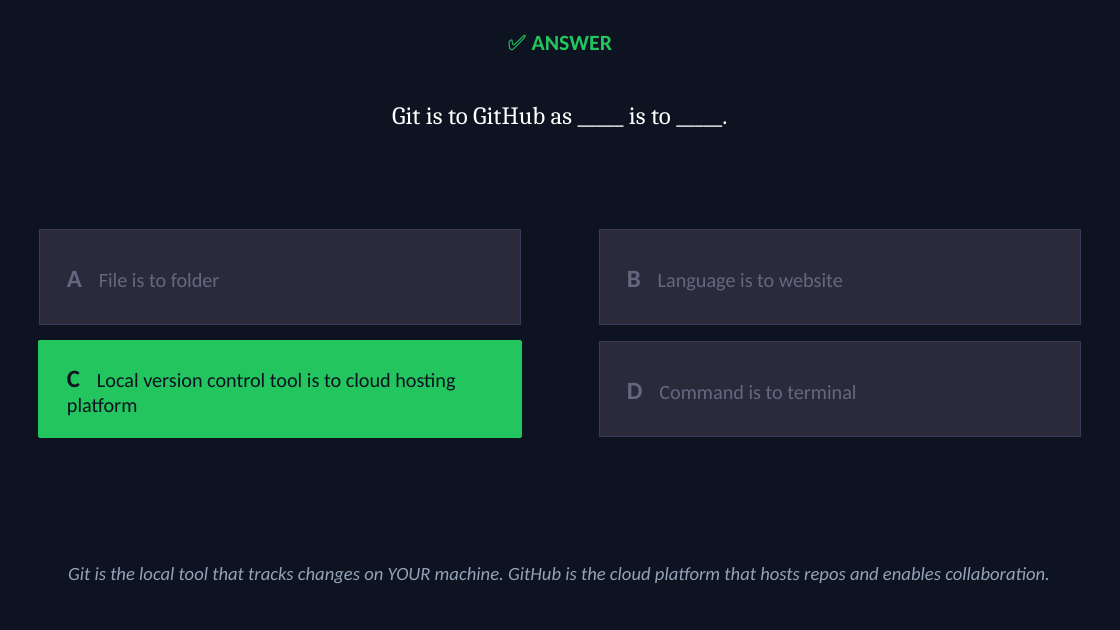
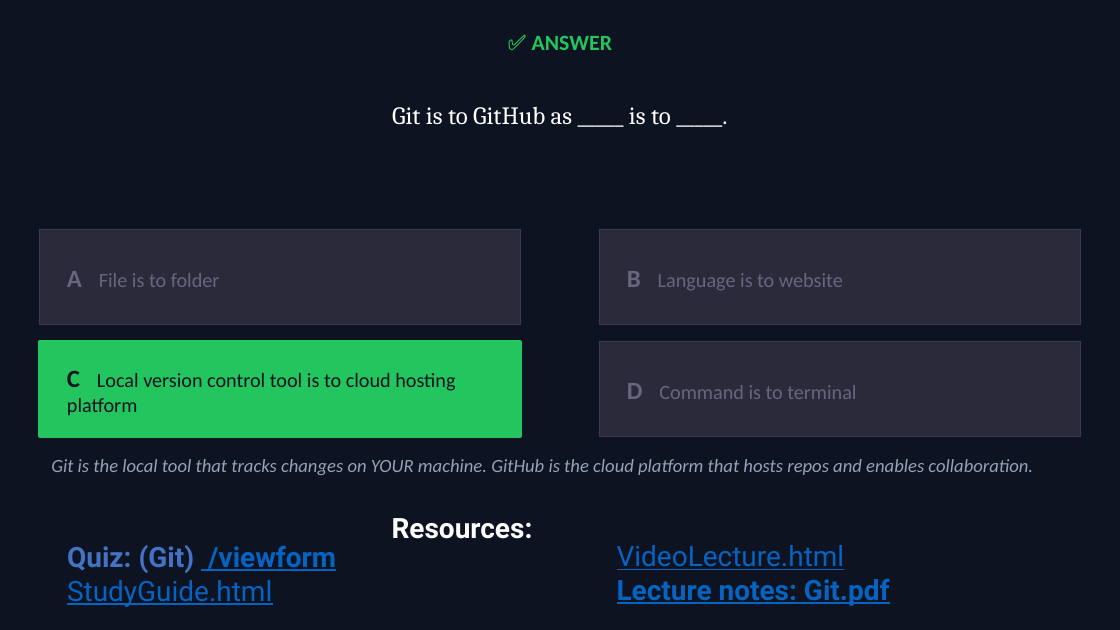
Before and after one commit to muxiddin19/WebPro, a slide deck: slide 22 of week9/WebPro_Week9_Mon_Git_v2.pptx. Drawn at 1120x630 pixels with LibreOffice and Linux fonts; fonts in the diff are those of the drawing. Boxes give left, top, right and bottom in pixels: in the first picture for what was removed or moved away, otherwise in the second. Text is boxed around its words. In the diff, an @@ line names an element or a change of style, - is before the commit and + after.

```diff
--- a/week9/WebPro_Week9_Mon_Git_v2.pptx
+++ b/week9/WebPro_Week9_Mon_Git_v2.pptx
@@ text "Git is the local tool ...": place and size @@
-text "Git is the local tool ..." at (68, 567, 1050, 583)
+text "Git is the local tool ..." at (51, 459, 1033, 475)
@@ text added at (392, 518, 533, 539), 18 pt, text #FFFFFF, bold @@
+Resources:
@@ text added at (67, 545, 336, 573), 18 pt, text #4472C4, bold @@
+Quiz: (Git) /viewform
@@ text added at (617, 545, 845, 570), 18 pt, text #0563C1, underline @@
+VideoLecture.html
@@ text added at (67, 580, 272, 607), 18 pt, text #0563C1, underline @@
+StudyGuide.html
@@ text added at (617, 578, 890, 606), 18 pt, text #0563C1, bold, underline @@
+Lecture notes: Git.pdf
```
Also in this commit, not shown: 1 other slide changed, 1 other file.
